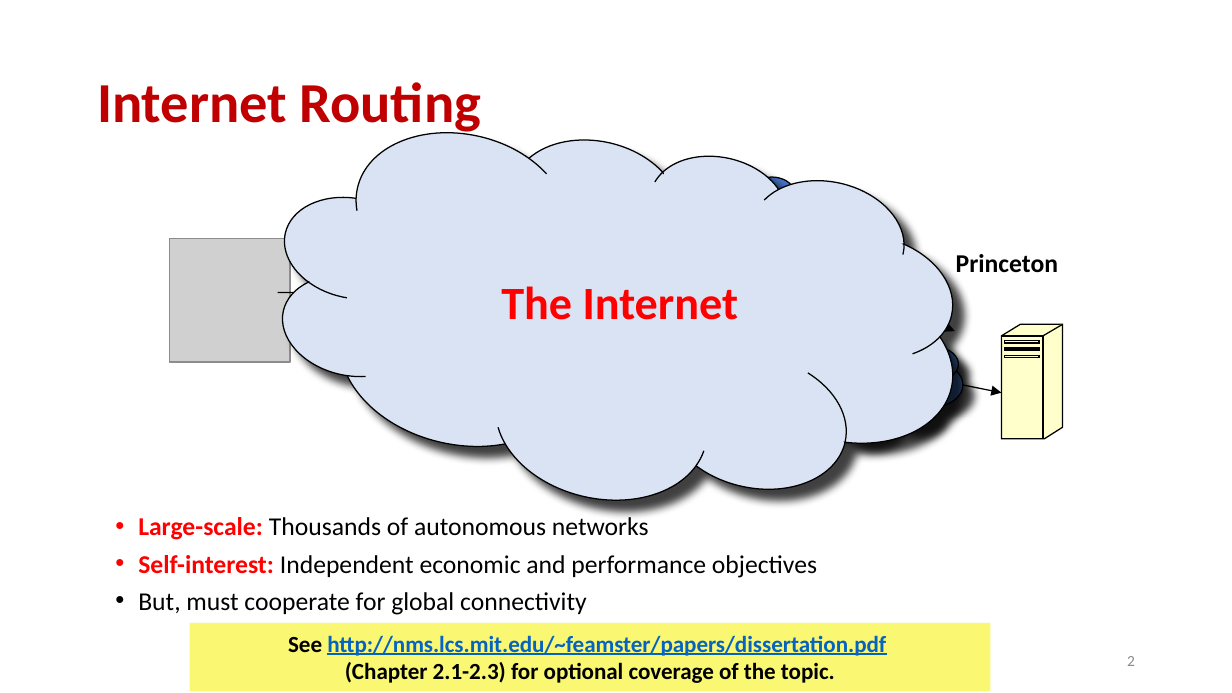
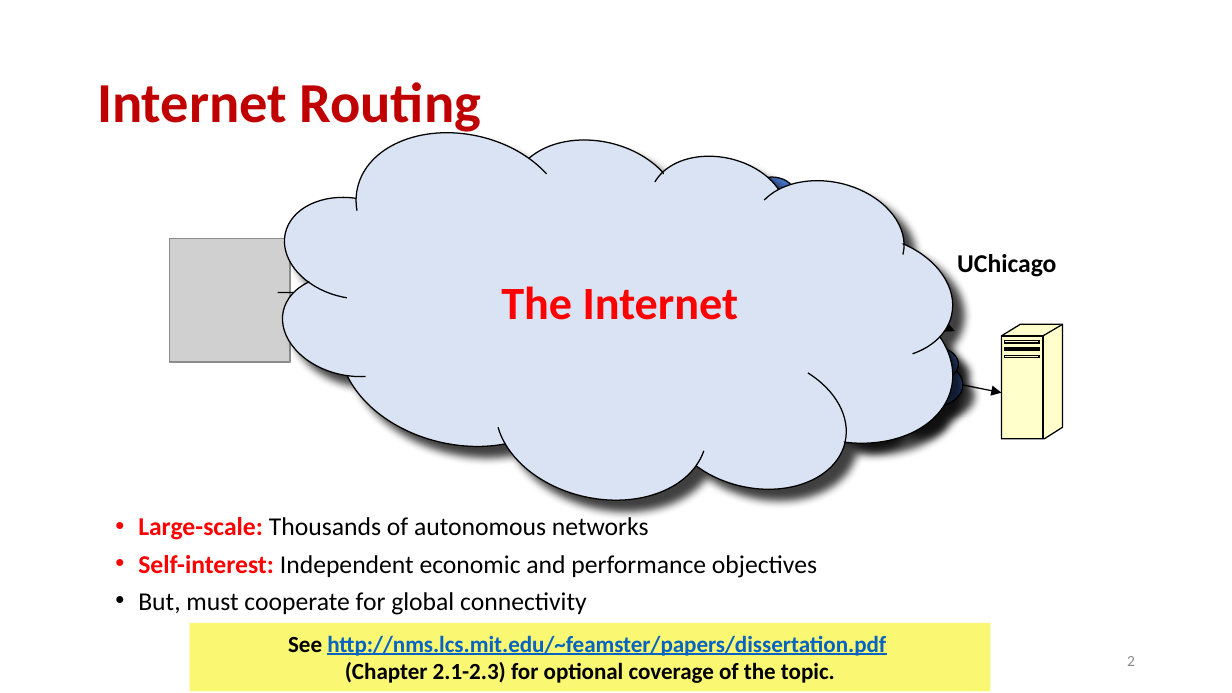
Before and after one commit to noise-lab/networking-intro, a slide deck: slide 2 of lectures/3-routing.pptx. Drawn at 1232x693 pixels with LibreOffice and Linux fonts; fonts in the diff are those of the drawing; grey boxes stand for pictures. Boxes give left, top, right and bottom in pixels: in the first picture for what was removed or moved away, otherwise in the second. Text is boxed around its words. In the diff, an @@ line names an element or a change of style, - is before the commit and + after.

```diff
--- a/lectures/3-routing.pptx
+++ b/lectures/3-routing.pptx
@@ text at box(957, 254, 1056, 277): text changed @@
-Princeton
+UChicago
```
Also in this commit, not shown: 1 other slide changed, 3 other files.
